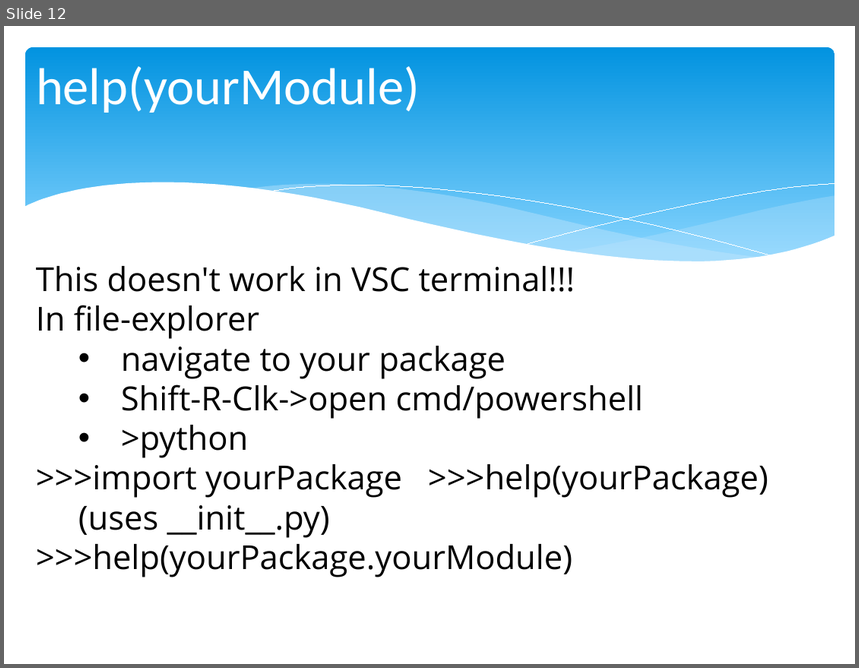
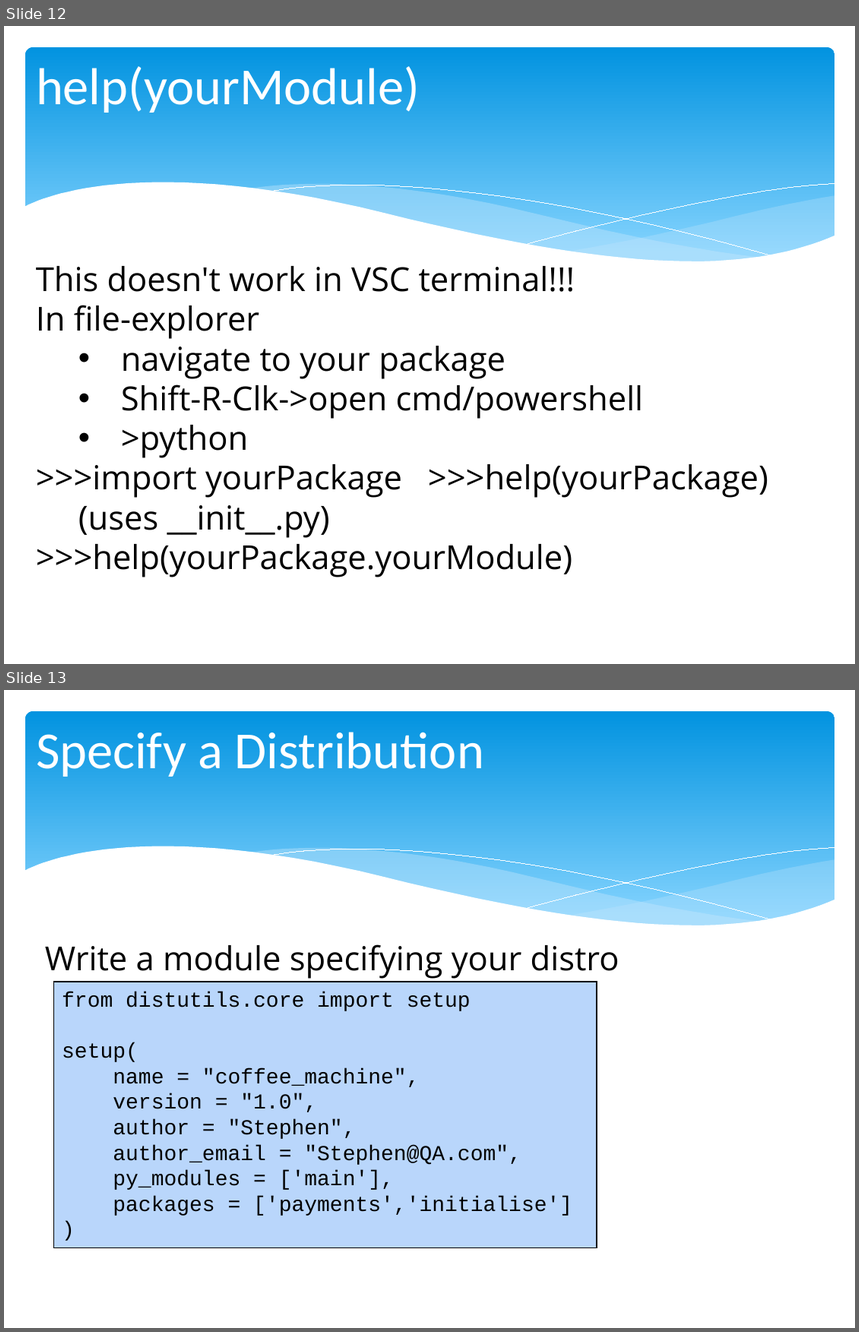
Before and after one commit to chris-turps/QA_Python3, a slide deck: DG_06 Scope.pptx. Shown one above the other, each under a label of ours: slide 12 before the commit, slides 12 and 13 after it. The pictures are 859x668 and 859x1332 pixels, drawn with LibreOffice and Linux fonts; fonts in the diff are those of the drawing. Boxes give left, top, right and bottom in pixels: in the first picture for what was removed or moved away, otherwise in the second. Text is boxed around its words. In the diff, an @@ line names an element or a change of style, - is before the commit and + after.

```diff
--- a/DG_06 Scope.pptx
+++ b/DG_06 Scope.pptx
@@ slide 13 added at (4,690,855,1328), background #FFFFFF; not listed: 6 template elements that a slide beside it also shows @@
@@ title added at (36,732,484,777), 44 pt, text #FFFFFF @@
+Specify a Distribution
@@ text added at (45,945,620,979), 28 pt, text #000000 @@
+Write a module specifying your distro
@@ rectangle added at (53,982,597,1249), fill #B9D6FB, outline #000000 0.75 pt, 18 pt, text #000000 @@
+from distutils.core import setup
+setup(
+name = "coffee_machine",
+version = "1.0",
+author = "Stephen",
+author_email = "Stephen@QA.com",
+py_modules = ['main'],
+packages = ['payments','initialise']
+)
```
Also in this commit, not shown: 2 other slides added, 1 other file.
